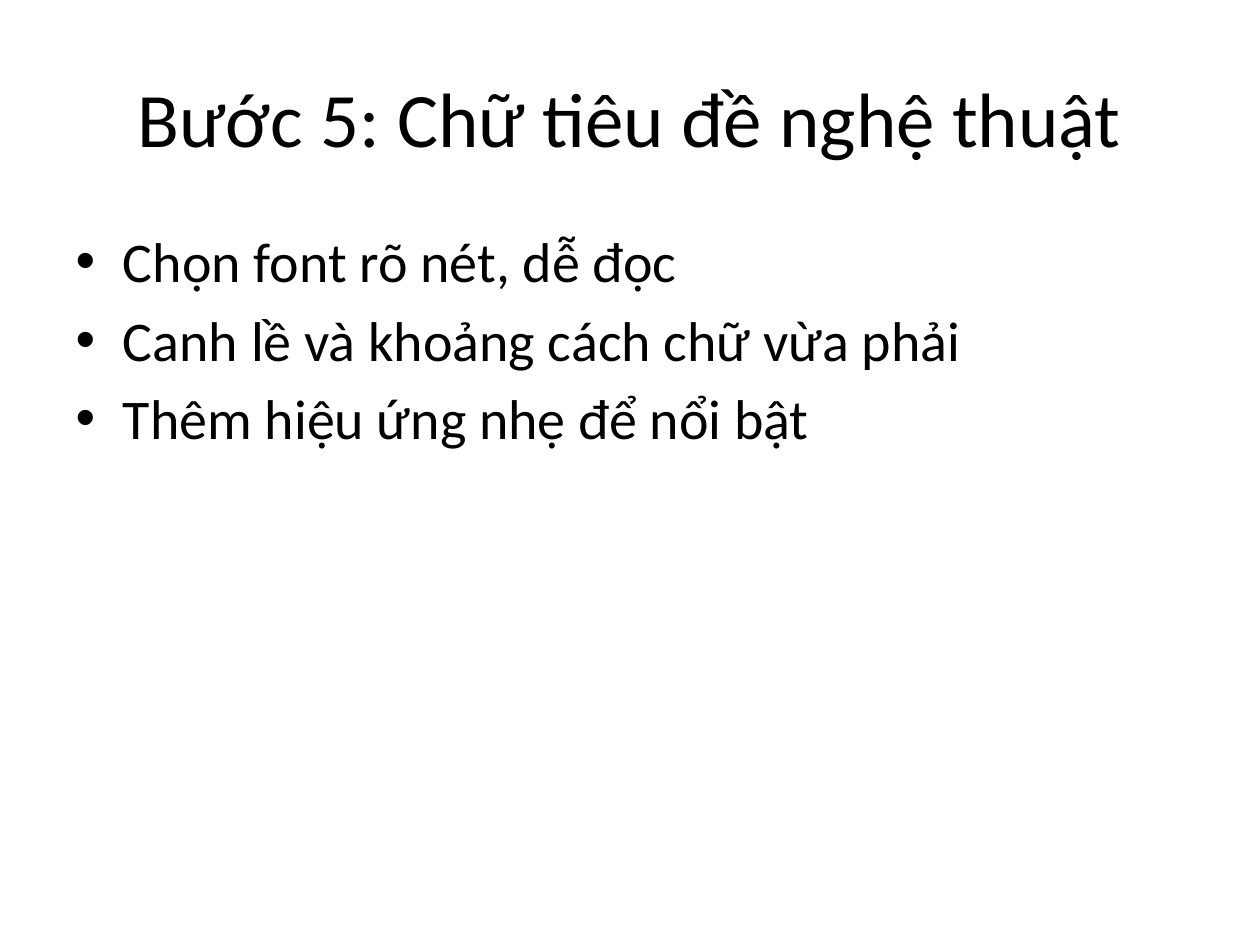
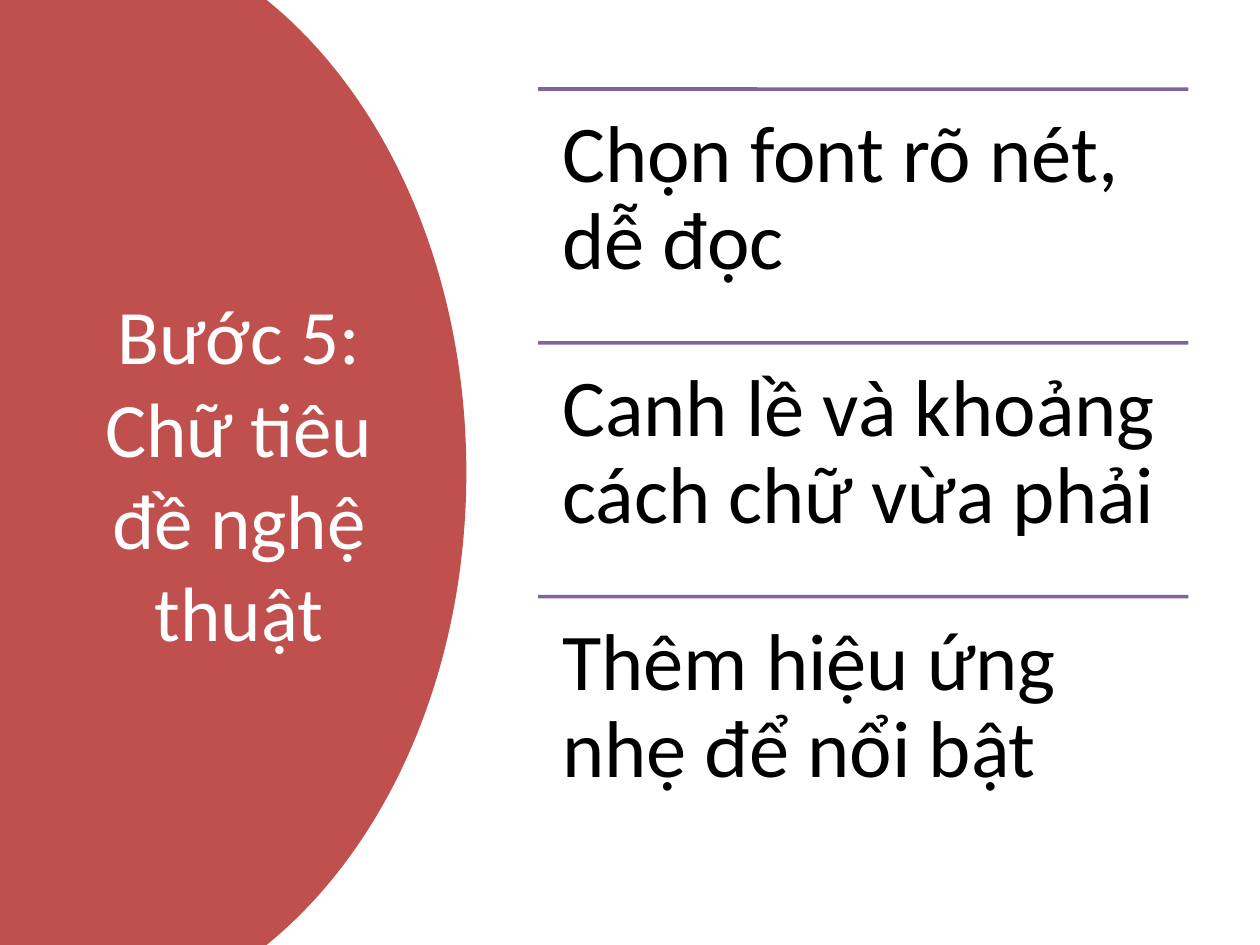
Before and after one commit to SokKimThanh/Yas-upload-hinh, a slide deck: slide 7 of Linh Kiện Khuôn Ép Nhựa/33-tapered-pin-set-standard-installation-type-suj2/yas-tek-full-ky-nang-upload-sp.pptx. Drawn at 1260x945 pixels with LibreOffice and Linux fonts; fonts in the diff are those of the drawing. Boxes give left, top, right and bottom in pixels: in the first picture for what was removed or moved away, otherwise in the second. Text is boxed around its words. In the diff, an @@ line names an element or a change of style, - is before the commit and + after.

```diff
--- a/Linh Kiện Khuôn Ép Nhựa/33-tapered-pin-set-standard-installation-type-suj2/yas-tek-full-ky-nang-upload-sp.pptx
+++ b/Linh Kiện Khuôn Ép Nhựa/33-tapered-pin-set-standard-installation-type-suj2/yas-tek-full-ky-nang-upload-sp.pptx
@@ freeform shape added at (x1=0, y1=0, x2=466, y2=945), fill #C0504D @@
@@ title "Bước 5: Chữ tiêu đề ..." moved from (x1=138, y1=89, x2=1121, y2=161) to (x1=106, y1=311, x2=373, y2=654) @@
@@ title "Bước 5: Chữ tiêu đề ..." at (x1=106, y1=311, x2=373, y2=654): text colour #000000 to #FFFFFF @@
@@ text removed at (x1=123, y1=236, x2=960, y2=449) @@
-• Chọn font rõ nét, dễ đọc
-• Canh lề và khoảng cách chữ vừa phải
-• Thêm hiệu ứng nhẹ để nổi bật
@@ group added at (x1=538, y1=89, x2=1188, y2=791): 3 lines, 3 texts @@
+Chọn font rõ nét, dễ đọc
+Canh lề và khoảng cách chữ vừa phải
+Thêm hiệu ứng nhẹ để nổi bật
```
Also in this commit, not shown: 7 other slides changed, 2 other files.
